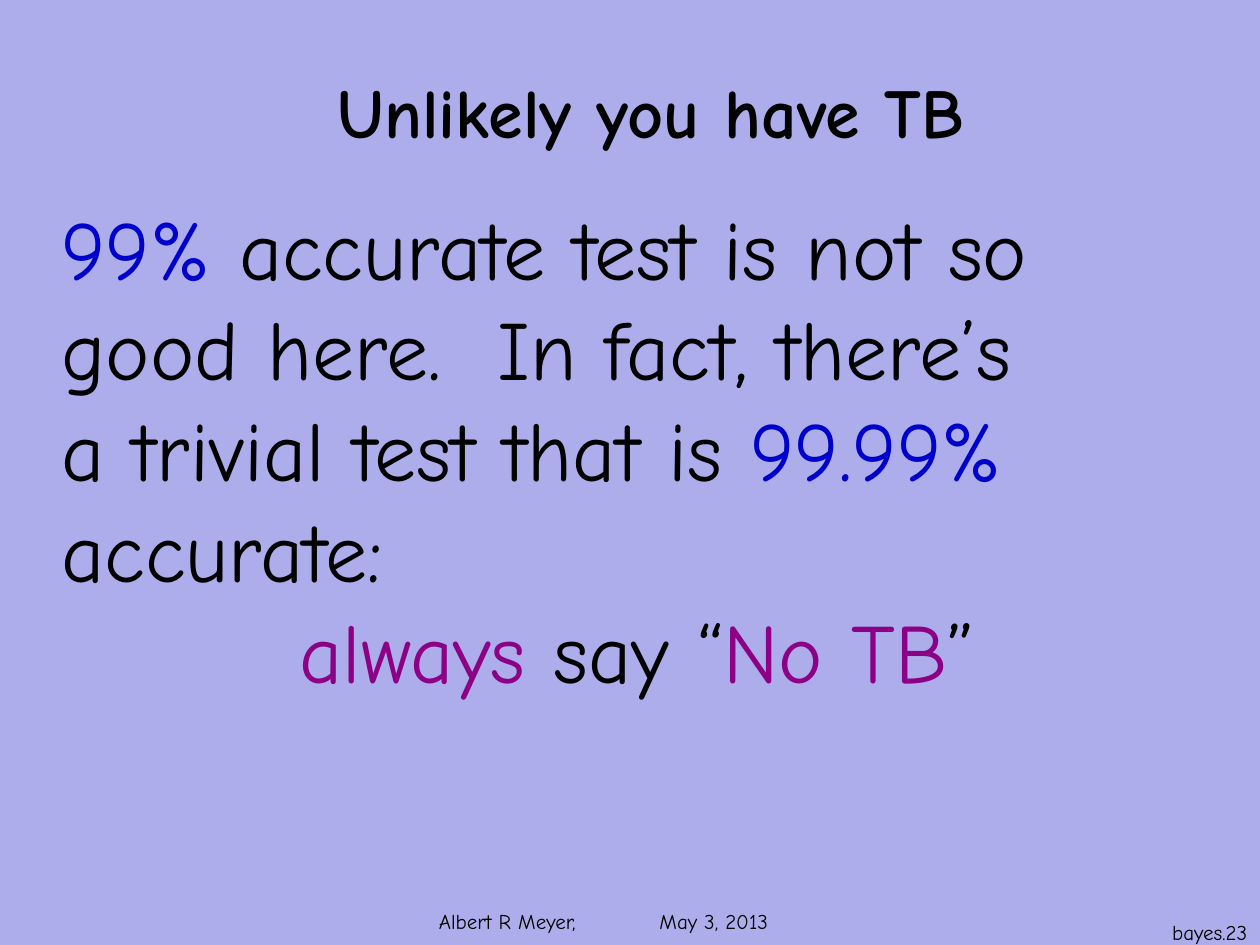
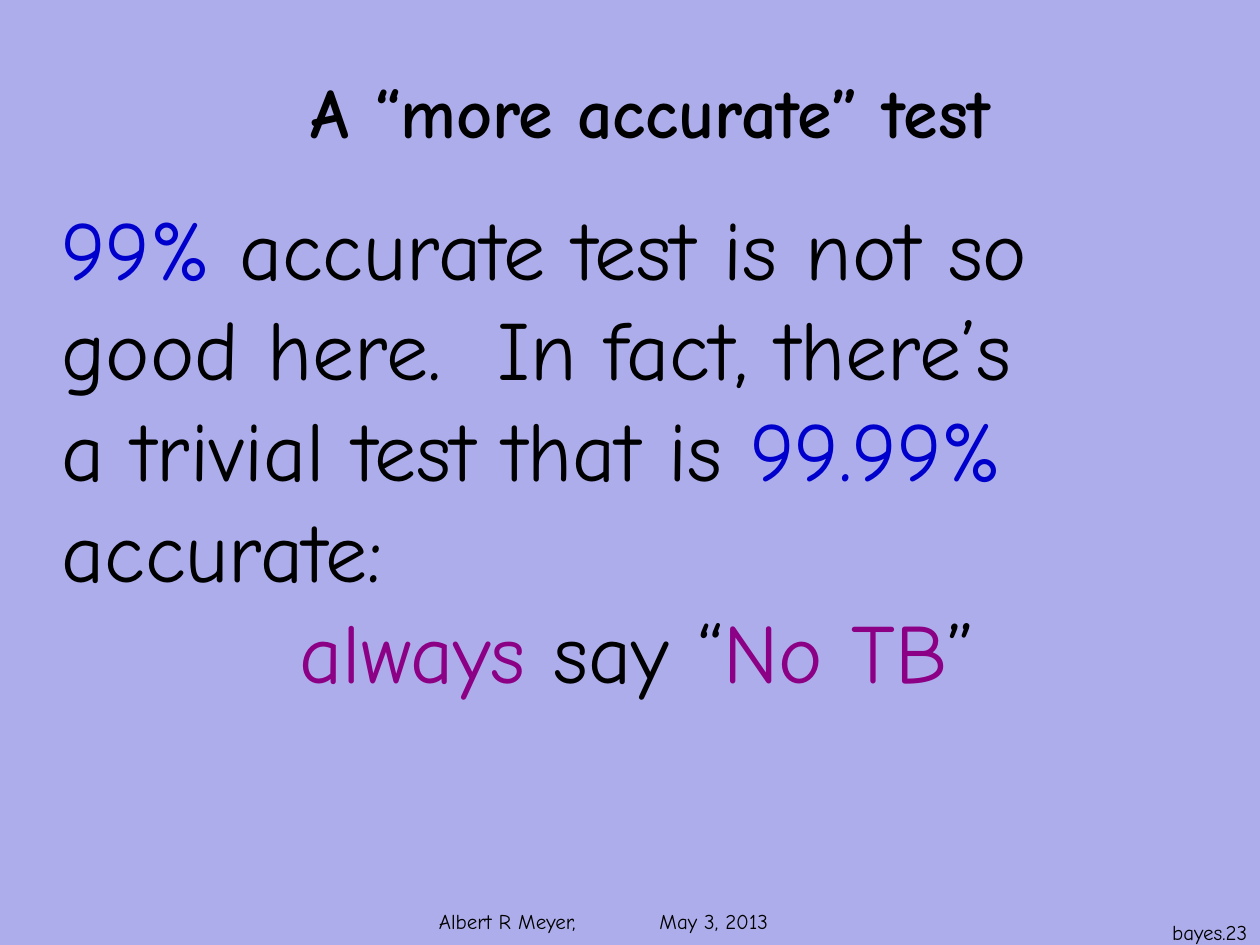
Before and after one commit to armeyer/mcs_web, a slide deck: slide 23 of spring13/slides13/prob-bayes.pptx. Drawn at 1260x945 pixels with LibreOffice and Linux fonts; fonts in the diff are those of the drawing; background and template pictures are left out. Boxes give left, top, right and bottom in pixels: in the first picture for what was removed or moved away, otherwise in the second. Text is boxed around its words. In the diff, an @@ line names an element or a change of style, - is before the commit and + after.

```diff
--- a/spring13/slides13/prob-bayes.pptx
+++ b/spring13/slides13/prob-bayes.pptx
@@ text at (311, 89, 991, 139): text changed @@
-Unlikely you have TB
+A “more accurate” test
```
Also in this commit, not shown: 3 slides added.
